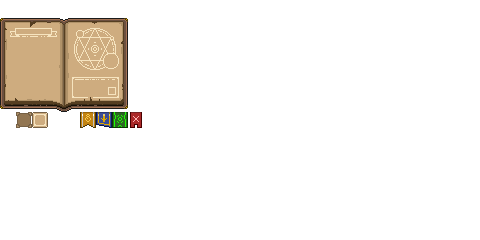
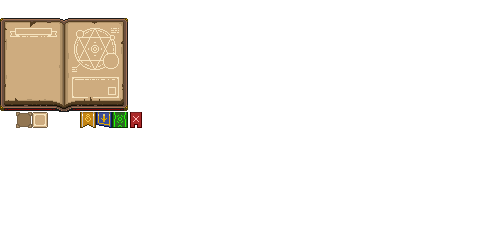
Revision of a layered 480px x 240px image; what changed, layer by layer:
painted on "Ebene #1" over [0, 23, 128, 112]
